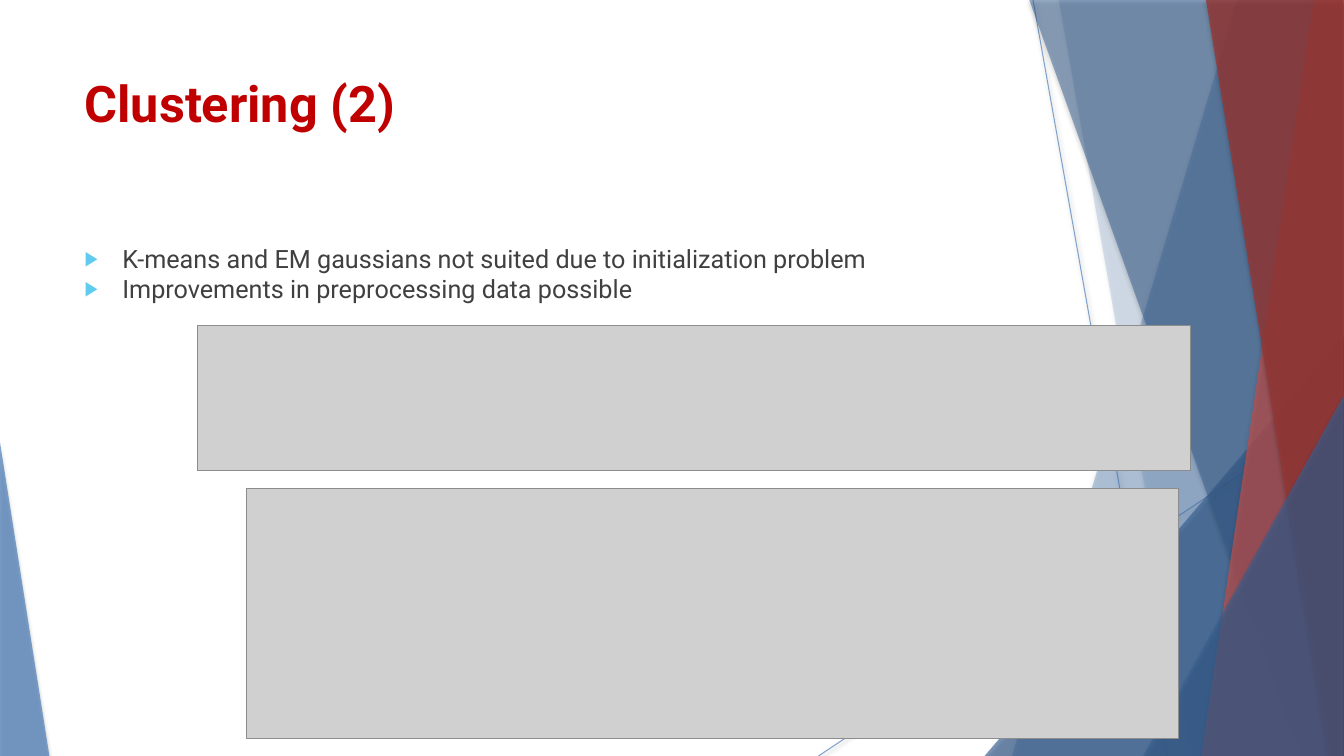
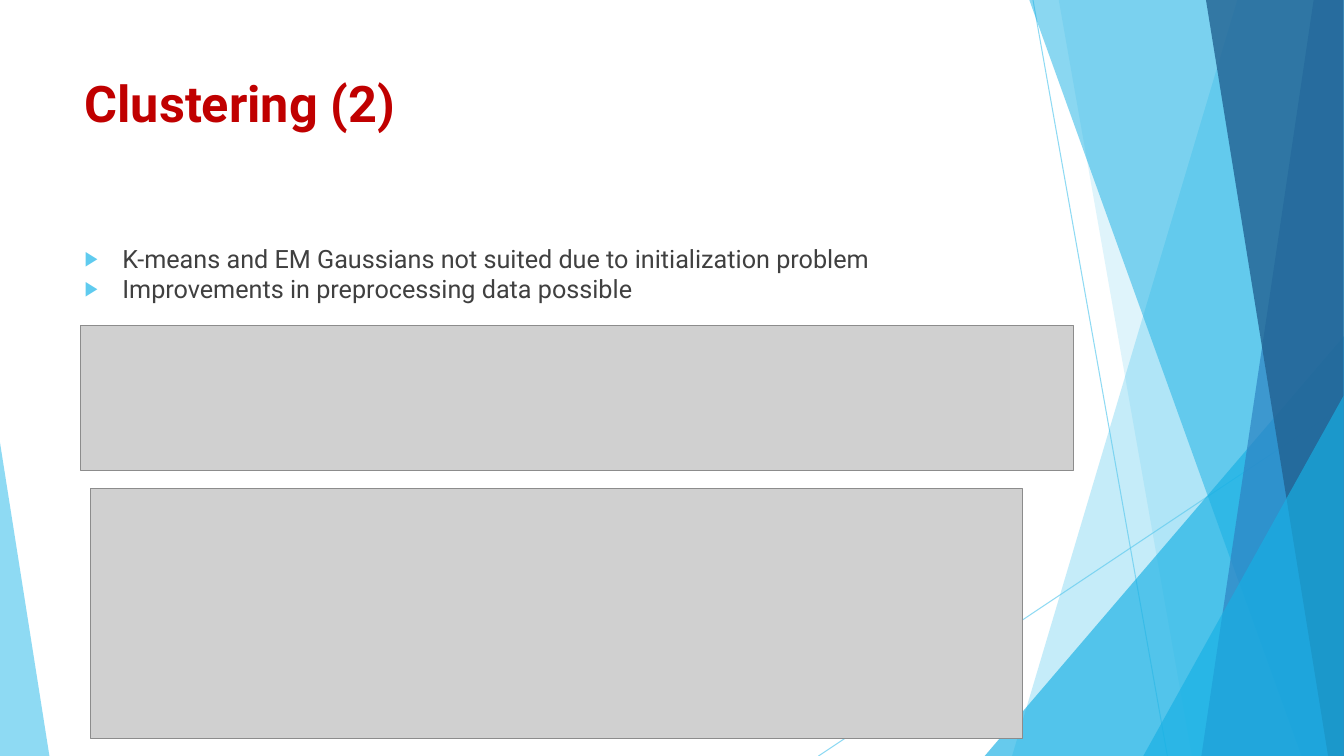
Before and after one commit to DavidS3141/HandwrittenEquationRecognizer, a slide deck: slide 5 of report/presentation/HER - Presentation.pptx. Drawn at 1344x756 pixels with LibreOffice and Linux fonts; fonts in the diff are those of the drawing; grey boxes stand for pictures. Boxes give left, top, right and bottom in pixels: in the first picture for what was removed or moved away, otherwise in the second. Text is boxed around its words. In the diff, an @@ line names an element or a change of style, - is before the commit and + after.

```diff
--- a/report/presentation/HER - Presentation.pptx
+++ b/report/presentation/HER - Presentation.pptx
@@ freeform shape at box(1012, 0, 1344, 756): fill #4F81BD at 36% opacity to #5FCBEF at 36% opacity; shadow off @@
@@ freeform shape at box(1029, 0, 1344, 756): fill #376092 at 50% opacity to #17B0E4 at 50% opacity; shadow off @@
@@ line (1033, 0) - (1168, 756): stroke #4F81BD 0.74 pt to #5FCBEF 0.75 pt @@
@@ freeform shape at box(1059, 0, 1344, 756): fill #4F81BD at 20% opacity to #5FCBEF at 20% opacity; shadow off; outline redrawn @@
@@ freeform shape at box(1202, 0, 1344, 756): fill #C0504D at 70% opacity to #2E83C3 at 70% opacity; shadow off @@
@@ freeform shape at box(1206, 0, 1344, 756): fill #953735 at 80% opacity to #226292 at 80% opacity; shadow off @@
@@ text at box(122, 249, 868, 273): text changed @@
-▶ K-means and EM gaussians not suited due to initialization problem
+▶ K-means and EM Gaussians not suited due to initialization problem
@@ picture: place and size @@
-picture at box(198, 326, 1191, 471)
+picture at box(81, 326, 1074, 471)
@@ triangle at box(985, 336, 1344, 756): fill #376092 at 66% opacity to #17B0E4 at 66% opacity; shadow off @@
@@ line (1344, 406) - (819, 756): stroke #4F81BD 0.74 pt to #5FCBEF 0.75 pt @@
@@ triangle at box(1143, 396, 1344, 756): fill #376092 at 66% opacity to #17B0E4 at 66% opacity; shadow off @@
@@ triangle at box(0, 443, 49, 756): fill #4F81BD at 70% opacity to #5FCBEF at 70% opacity; shadow off @@
@@ picture: place and size @@
-picture at box(246, 488, 1179, 738)
+picture at box(90, 488, 1022, 738)
```
Also in this commit, not shown: 5 other slides changed, 3 slides added, 2 slides removed, 1 other file.
